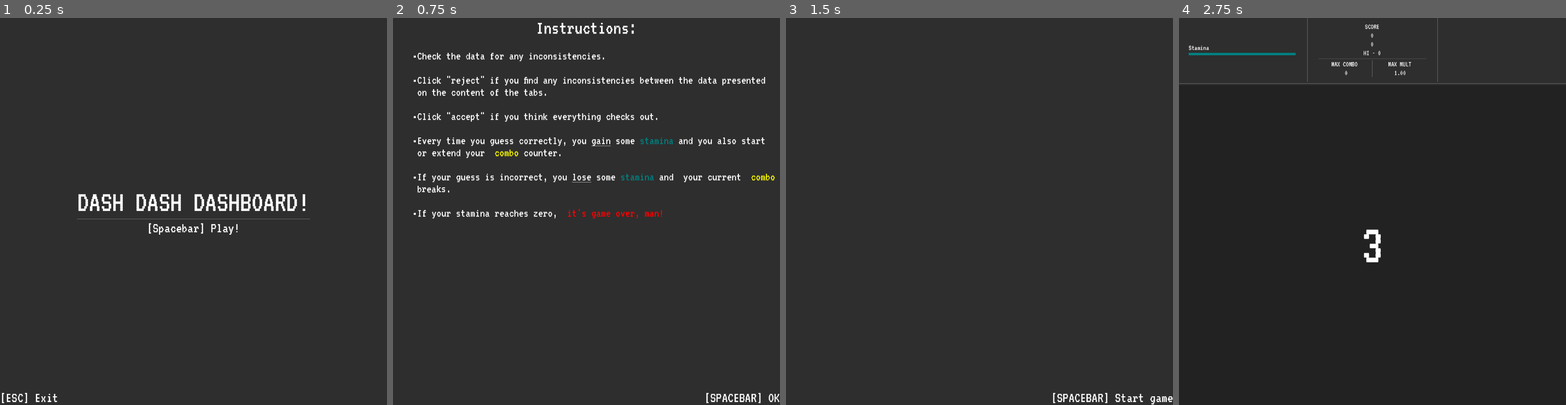
Above: before the commit, frames 1-4 (left to right).
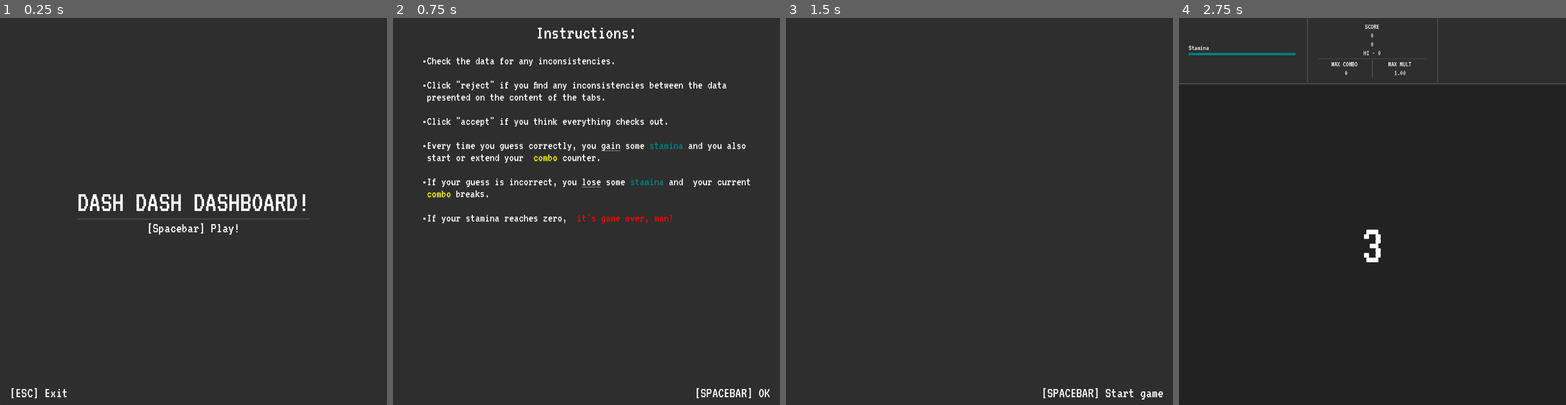
Above: after the commit, the same moments.

Repository: pyramid-seph/dash_dash_dashboard
Game: Godot game, scene res://scenes/Game.tscn
Same seed, same stepped clock (60 frames per second), same inputs: the game is played once before the commit and once after it.
Inputs:
- Up to frame 1 (0.25 s): no input
- Up to frame 2 (0.75 s): tap Enter at 0.5 s; hold Space (accept) from 0.53 s (still down)
- Up to frame 3 (1.5 s): release Space (accept) at 1.28 s; tap Space (accept) at 1.35 s
- Up to frame 4 (2.75 s): tap Space (accept) at 2 s; hold Space (accept) from 2.03 s (still down)

The runs differ from the first frame. In frame 1, 0.2% of the frame differs, in the area x 0-18%, y 95-100%; in frame 2, 7.7%, in the area x 5-100%, y 1-100%; in frame 3, 0.5%; in frame 4, nothing differs.

Commit message:
Add more margins

Diff:
--- a/scenes/GameplayGui.gd
+++ b/scenes/GameplayGui.gd
@@ -7,7 +7,6 @@
 @onready var curp_query_tab = %CurpQueryTab
 @onready var user_data_tab = %UserDataTab
 @onready var proof_of_life_tab = %ProofOfLifeTab
-@onready var debug := $DebugPanel/Debug as Label
 @onready var pause_panel = $PausePanel as PanelContainer
 @onready var game_over_results = $GameOverResults as PanelContainer
 @onready var stamina_bar := %StaminaTimer as StaminaBar
@@ -31,12 +30,10 @@
 			curp_query_tab.clear()
 			user_data_tab.clear()
 			proof_of_life_tab.clear()
-			debug.text = "No challenge hass been set"
 		else:
 			curp_query_tab.populate(value.person_data_source, value.curp_query_person)
 			user_data_tab.populate(value.person_data_source, value.original_person)
 			proof_of_life_tab.populate(value.person_data_source, value.proof_of_life_person)
-			debug.text = "\n".join([str(value.original_person), "accept?: %s" % str(value.should_be_accepted())])
 
 
 func start_initial_delay(time_sec: float) -> void:
--- a/scenes/GameplayGui.tscn
+++ b/scenes/GameplayGui.tscn
@@ -35,27 +35,34 @@
 grow_horizontal = 2
 grow_vertical = 2
 
-[node name="CenterContainer" type="CenterContainer" parent="TitleScreen"]
-layout_mode = 2
-
-[node name="VBoxContainer" type="VBoxContainer" parent="TitleScreen/CenterContainer"]
-layout_mode = 2
-
-[node name="TitleLabel" type="Label" parent="TitleScreen/CenterContainer/VBoxContainer"]
+[node name="MarginContainer" type="MarginContainer" parent="TitleScreen"]
+layout_mode = 2
+theme_override_constants/margin_left = 32
+theme_override_constants/margin_top = 16
+theme_override_constants/margin_right = 32
+theme_override_constants/margin_bottom = 16
+
+[node name="CenterContainer" type="CenterContainer" parent="TitleScreen/MarginContainer"]
+layout_mode = 2
+
+[node name="VBoxContainer" type="VBoxContainer" parent="TitleScreen/MarginContainer/CenterContainer"]
+layout_mode = 2
+
+[node name="TitleLabel" type="Label" parent="TitleScreen/MarginContainer/CenterContainer/VBoxContainer"]
 layout_mode = 2
 theme_override_font_sizes/font_size = 96
 text = "DASH DASH DASHBOARD!"
 horizontal_alignment = 1
 
-[node name="HSeparator" type="HSeparator" parent="TitleScreen/CenterContainer/VBoxContainer"]
-layout_mode = 2
-
-[node name="PlayLabel" type="Label" parent="TitleScreen/CenterContainer/VBoxContainer"]
+[node name="HSeparator" type="HSeparator" parent="TitleScreen/MarginContainer/CenterContainer/VBoxContainer"]
+layout_mode = 2
+
+[node name="PlayLabel" type="Label" parent="TitleScreen/MarginContainer/CenterContainer/VBoxContainer"]
 layout_mode = 2
 text = "[Spacebar] Play!"
 horizontal_alignment = 1
 
-[node name="ExitLabel" type="Label" parent="TitleScreen"]
+[node name="ExitLabel" type="Label" parent="TitleScreen/MarginContainer"]
 layout_mode = 2
 size_flags_horizontal = 0
 size_flags_vertical = 8
@@ -313,27 +320,6 @@
 [node name="Timer" type="Timer" parent="GameContainer/VBoxContainer/Control/StartDelayContainer/DelayLabel"]
 one_shot = true
 
-[node name="DebugPanel" type="PanelContainer" parent="."]
-visible = false
-custom_minimum_size = Vector2(512, 0)
-layout_mode = 1
-anchors_preset = 6
-anchor_left = 1.0
-anchor_top = 0.5
-anchor_right = 1.0
-anchor_bottom = 0.5
-offset_left = -512.0
-offset_top = -20.0
-offset_bottom = 20.0
-grow_horizontal = 0
-grow_vertical = 2
-
-[node name="Debug" type="Label" parent="DebugPanel"]
-layout_mode = 2
-size_flags_vertical = 1
-text = "DEBUG TEXT"
-autowrap_mode = 3
-
 [node name="PausePanel" type="PanelContainer" parent="."]
 process_mode = 3
 visible = false
@@ -344,14 +330,21 @@
 grow_horizontal = 2
 grow_vertical = 2
 
-[node name="Pause" type="Label" parent="PausePanel"]
+[node name="MarginContainer" type="MarginContainer" parent="PausePanel"]
+layout_mode = 2
+theme_override_constants/margin_left = 32
+theme_override_constants/margin_top = 16
+theme_override_constants/margin_right = 32
+theme_override_constants/margin_bottom = 16
+
+[node name="Pause" type="Label" parent="PausePanel/MarginContainer"]
 layout_mode = 2
 theme_override_font_sizes/font_size = 240
 text = "PAUSA"
 horizontal_alignment = 1
 vertical_alignment = 1
 
-[node name="Exit" type="Label" parent="PausePanel"]
+[node name="Exit" type="Label" parent="PausePanel/MarginContainer"]
 layout_mode = 2
 size_flags_horizontal = 0
 size_flags_vertical = 8
@@ -368,58 +361,57 @@
 grow_vertical = 2
 script = ExtResource("6_cvt1o")
 
-[node name="VBoxContainer" type="VBoxContainer" parent="GameOverResults"]
+[node name="MarginContainer" type="MarginContainer" parent="GameOverResults"]
+layout_mode = 2
+theme_override_constants/margin_left = 32
+theme_override_constants/margin_top = 16
+theme_override_constants/margin_right = 32
+theme_override_constants/margin_bottom = 16
+
+[node name="VBoxContainer" type="VBoxContainer" parent="GameOverResults/MarginContainer"]
 layout_mode = 2
 size_flags_horizontal = 4
 size_flags_vertical = 4
 
-[node name="GameOver" type="Label" parent="GameOverResults/VBoxContainer"]
+[node name="GameOver" type="Label" parent="GameOverResults/MarginContainer/VBoxContainer"]
 layout_mode = 2
 theme_override_font_sizes/font_size = 96
-text = "GAME OVER, MAN!"
+text = "IT'S GAME OVER, MAN!"
 horizontal_alignment = 1
 vertical_alignment = 1
 
-[node name="MaxCombo" type="Label" parent="GameOverResults/VBoxContainer"]
+[node name="MaxCombo" type="Label" parent="GameOverResults/MarginContainer/VBoxContainer"]
 unique_name_in_owner = true
 layout_mode = 2
 text = "100"
 
-[node name="MaxMultiplier" type="Label" parent="GameOverResults/VBoxContainer"]
+[node name="MaxMultiplier" type="Label" parent="GameOverResults/MarginContainer/VBoxContainer"]
 unique_name_in_owner = true
 layout_mode = 2
 text = "1.50"
 
-[node name="BonusPoints" type="Label" parent="GameOverResults/VBoxContainer"]
+[node name="BonusPoints" type="Label" parent="GameOverResults/MarginContainer/VBoxContainer"]
 unique_name_in_owner = true
 layout_mode = 2
 text = "Bonus! 999"
 
-[node name="TotalScore" type="Label" parent="GameOverResults/VBoxContainer"]
+[node name="TotalScore" type="Label" parent="GameOverResults/MarginContainer/VBoxContainer"]
 unique_name_in_owner = true
 layout_mode = 2
 text = "99999"
 
-[node name="TryAgainLabel" type="Label" parent="GameOverResults"]
+[node name="TryAgainLabel" type="Label" parent="GameOverResults/MarginContainer"]
 layout_mode = 2
 size_flags_horizontal = 8
 size_flags_vertical = 8
 text = "[SPACEBAR] Try again!"
 
-[node name="ToTitleScreenLabel" type="Label" parent="GameOverResults"]
+[node name="ToTitleScreenLabel" type="Label" parent="GameOverResults/MarginContainer"]
 layout_mode = 2
 size_flags_horizontal = 0
 size_flags_vertical = 8
 text = "[ESC] Title screen"
 
-[node name="IncorrectGuessPanel" type="PanelContainer" parent="GameOverResults"]
-visible = false
-layout_mode = 2
-
-[node name="CorrectGuessPanel" type="PanelContainer" parent="GameOverResults"]
-visible = false
-layout_mode = 2
-
 [node name="QuotePanel" type="PanelContainer" parent="."]
 visible = false
 layout_mode = 1
@@ -429,15 +421,22 @@
 grow_horizontal = 2
 grow_vertical = 2
 
-[node name="Label" type="RichTextLabel" parent="QuotePanel"]
+[node name="MarginContainer" type="MarginContainer" parent="QuotePanel"]
+layout_mode = 2
+theme_override_constants/margin_left = 32
+theme_override_constants/margin_top = 16
+theme_override_constants/margin_right = 32
+theme_override_constants/margin_bottom = 16
+
+[node name="Label" type="RichTextLabel" parent="QuotePanel/MarginContainer"]
 layout_mode = 2
 size_flags_vertical = 4
 bbcode_enabled = true
-text = "[p align=center][font size=32]\"Playing a game is the voluntary attempt to overcome unnecessary obstacles.\"[/font][/p]
-[p align=center][font size=24]- Bernard Suits[/font][/p]"
+text = "[p align=center][font size=48]\"Playing a game is the voluntary attempt to overcome unnecessary obstacles.\"[/font][/p]
+[p align=center][font size=32]- Bernard Suits[/font][/p]"
 fit_content_height = true
 
-[node name="StartGameLabel" type="Label" parent="QuotePanel"]
+[node name="StartGameLabel" type="Label" parent="QuotePanel/MarginContainer"]
 layout_mode = 2
 size_flags_horizontal = 8
 size_flags_vertical = 8
@@ -452,7 +451,14 @@
 grow_horizontal = 2
 grow_vertical = 2
 
-[node name="Label" type="RichTextLabel" parent="IntructionsPanel"]
+[node name="MarginContainer" type="MarginContainer" parent="IntructionsPanel"]
+layout_mode = 2
+theme_override_constants/margin_left = 32
+theme_override_constants/margin_top = 16
+theme_override_constants/margin_right = 32
+theme_override_constants/margin_bottom = 16
+
+[node name="Label" type="RichTextLabel" parent="IntructionsPanel/MarginContainer"]
 layout_mode = 2
 bbcode_enabled = true
 text = "[p align=center][font size=64]Instructions:[/font][/p]
@@ -470,7 +476,7 @@
 [ul]If your stamina reaches zero,  [color=red]it's game over, man![/color][/ul]
 [/font]"
 
-[node name="ExitLabel" type="Label" parent="IntructionsPanel"]
+[node name="ExitLabel" type="Label" parent="IntructionsPanel/MarginContainer"]
 layout_mode = 2
 size_flags_horizontal = 8
 size_flags_vertical = 8
